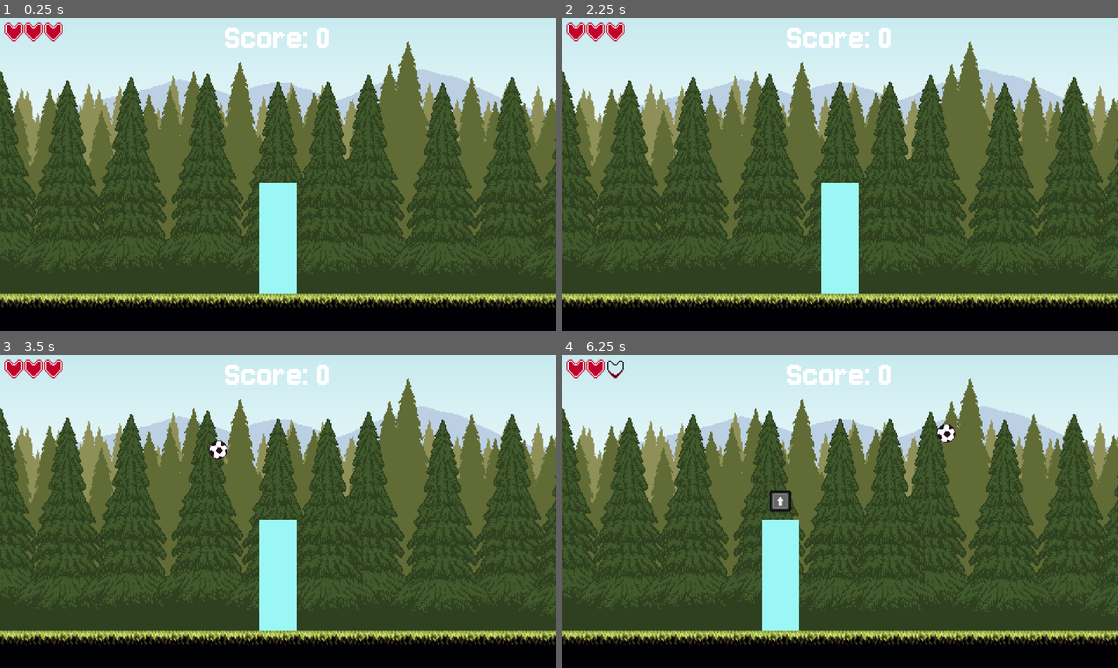
Above: before the commit, frames 1-4 (two rows, left to right).
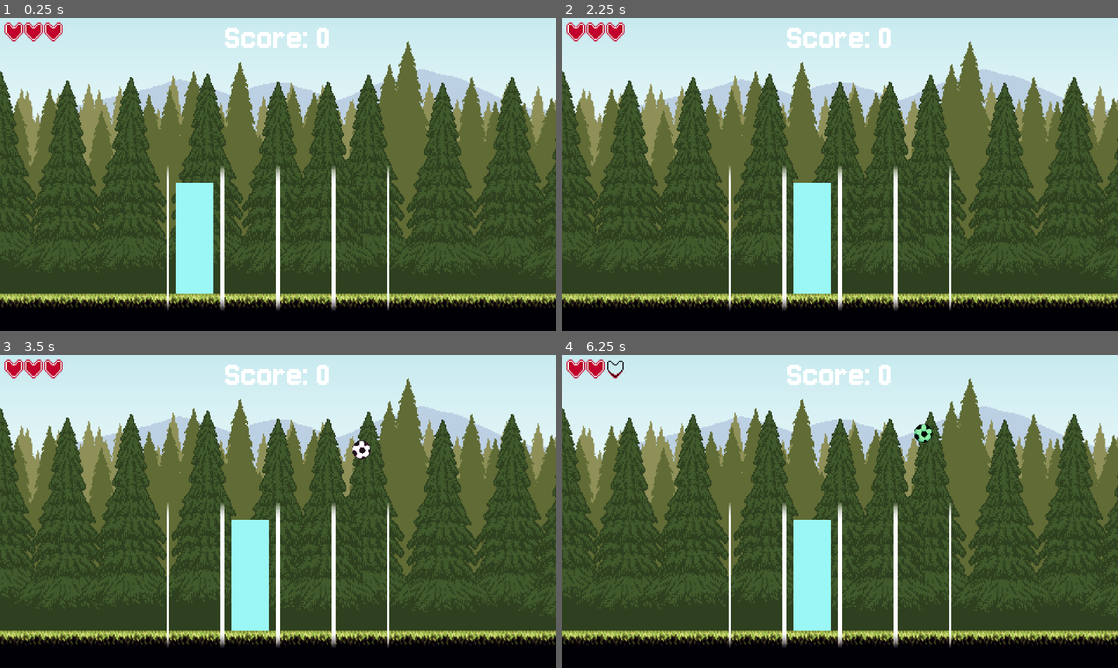
Above: after the commit, the same moments.

Repository: Slicer001/soccer-juggling
Game: Godot game, scene res://juggling_screen/juggling_screen.tscn
The game is run twice, just before and just after one commit, with the same random seed, the same clock (stepped at 60 frames per second) and the same inputs.
Inputs:
- Up to frame 1 (0.25 s): no input
- Up to frame 2 (2.25 s): tap Enter at 0.5, 2 s; hold Right (ui_right) 0.53-1.28 s; tap Space at 1.25 s; hold Left (ui_left) 1.28-2.03 s; hold Right (ui_right) from 2.03 s (still down)
- Up to frame 3 (3.5 s): tap Space at 2.75 s; release Right (ui_right) at 2.78 s; hold Up (ui_up) from 2.78 s (still down)
- Up to frame 4 (6.25 s): release Up (ui_up) at 3.53 s; hold Left (ui_left) 3.53-5.78 s; hold Right (ui_right) from 5.78 s (still down)

The runs differ from the first frame. In frame 1, 5.9% of the frame differs, in the area x 30-70%, y 47-94%; in frame 2, 4.7%; in frame 3, 5.0%; in frame 4, 5.7%.

Commit message:
started lane updates

Diff:
--- a/juggling_screen/ball.gd
+++ b/juggling_screen/ball.gd
@@ -8,20 +8,28 @@
 @onready var outline: Sprite2D = $Outline
 @onready var warning: Node2D = $Warning
 
+var juggling_2d = null
+
 var remaining_strikes := 1
 var score_value := 100
 
 var moving := true
 var velocity := Vector2.ZERO
 
+var active_lane = 0
+
 # Called when the node enters the scene tree for the first time.
 func _ready() -> void:
 	pass # Replace with function body.
 
+func setup(_juggling_2d: Juggling2D, _active_lane: int) -> void:
+	self.juggling_2d = _juggling_2d
+	self.active_lane = _active_lane
+	self.global_position = Vector2(juggling_2d.get_lane_global_position(active_lane).x, 256.0)
+
 
 # Called every frame. 'delta' is the elapsed time since the previous frame.
 func _physics_process(delta: float) -> void:
-	var juggling_2d = self.get_parent()
 	if moving:
 		#calculate velocity
 		velocity += GRAVITY * delta * juggling_2d.physics_speed
@@ -42,7 +50,6 @@
 		take_hit(player, striking_force)
 	if remaining_strikes <= 0:
 		#remove self from list
-		var juggling_2d = self.get_parent()
 		juggling_2d.balls.erase(self)
 		#remove ball from player
 		juggling_2d.player.focused_ball = null
@@ -76,7 +83,6 @@
 func _on_area_entered(area: Area2D) -> void:
 	if area.get_parent().name == "Ground":
 		#set current streak to 0
-		var juggling_2d = self.get_parent()
 		juggling_2d.damage_player()
 		#remove this ball from the equation
 		juggling_2d.balls.erase(self)
--- a/juggling_screen/balls/teleport_ball.tscn
+++ b/juggling_screen/balls/teleport_ball.tscn
@@ -8,4 +8,5 @@
 script = ExtResource("2_d3orm")
 
 [node name="Sprite2D" parent="." index="2"]
+self_modulate = Color(3.1025653, 2.1533728, 3.9174905, 1)
 texture = ExtResource("3_1ej2q")
--- a/juggling_screen/hud.gd
+++ b/juggling_screen/hud.gd
@@ -7,15 +7,19 @@
 @onready var hearts = [$HealthContainer/Heart1, $HealthContainer/Heart2, $HealthContainer/Heart3]
 
 var score_tween: Tween = null
+#var score_scale_tween: Tween = null
 var score: int = 0 : set = set_score
 var target_score = 0
 
 var health := 3 : set = set_health
 
 func update_score(value: int) -> void:
-	#score = target_score
 	score_tween = get_tree().create_tween().set_ease(Tween.EASE_OUT).set_trans(Tween.TRANS_QUAD)
 	score_tween.tween_property(self, "score", value, 0.5)
+	#scale score
+	#score_label.scale = Vector2.ONE * 1.1
+	#score_scale_tween = get_tree().create_tween().set_ease(Tween.EASE_OUT).set_trans(Tween.TRANS_QUAD)
+	#score_scale_tween.tween_property(score_label, "scale", Vector2.ONE, 0.5)
 
 func set_score(value: int) -> void:
 	score = value
--- a/juggling_screen/juggling_2d.gd
+++ b/juggling_screen/juggling_2d.gd
@@ -1,4 +1,5 @@
 extends Node2D
+class_name Juggling2D
 
 const BALL = preload("uid://dbg6ayu22n5tt")
 const HARD_BALL = preload("uid://dyu8opqkhoqx0")
@@ -7,6 +8,7 @@
 
 @onready var hud: HUD = $"../HUD"
 @onready var player: Player = $Player
+@onready var lanes := [$Lanes/Lane1, $Lanes/Lane2, $Lanes/Lane3, $Lanes/Lane4]
 
 var score := 0 : set = set_score
 
@@ -34,13 +36,16 @@
 
 # Creates a new ball.
 func add_ball() -> void:
+	#choose ball type
 	var ball_type = BALL
 	if randf() < 0.25:
 		ball_type = HARD_BALL
 	if randf() < 0.1:
 		ball_type = TELEPORT_BALL
+	#create ball with random lane
+	var lane = randi_range(0, lanes.size()-1)
 	var new_ball = ball_type.instantiate()
-	new_ball.position = Vector2((1920 * 0.5)*randf() + 1920*0.25, 256.0)
+	new_ball.setup(self, lane)
 	self.add_child(new_ball)
 	balls.append(new_ball)
 
@@ -102,3 +107,9 @@
 func set_score(value: int) -> void:
 	score = value
 	hud.update_score(score)
+
+func get_lane_global_position(lane: int) -> Vector2:
+	return lanes[lane].global_position
+
+func get_next_lane(current_lane: int, direction: int) -> int:
+	return (current_lane + lanes.size() + direction) % lanes.size()
--- a/juggling_screen/juggling_screen.tscn
+++ b/juggling_screen/juggling_screen.tscn
@@ -13,6 +13,7 @@
 [ext_resource type="Script" uid="uid://sbb80t0nt1mq" path="res://juggling_screen/player.gd" id="8_te0tn"]
 [ext_resource type="Texture2D" uid="uid://v8c5re1u05vm" path="res://sprites/player/player.png" id="8_wmf2d"]
 [ext_resource type="Texture2D" uid="uid://do0frxhxw2e1c" path="res://sprites/stirke_bar.png" id="10_m4th5"]
+[ext_resource type="Texture2D" uid="uid://by0nw4l6k8578" path="res://sprites/ui/lane.png" id="10_mdcjv"]
 [ext_resource type="Texture2D" uid="uid://bxt5d6ehypdfp" path="res://sprites/strike_marker.png" id="11_u0x2w"]
 [ext_resource type="Texture2D" uid="uid://djwkestb1fkoo" path="res://sprites/ui/Arrow_Up_Key_Dark.png" id="14_lukk6"]
 [ext_resource type="Script" uid="uid://dwons01prkgdm" path="res://juggling_screen/hud.gd" id="16_vqhe1"]
@@ -27,8 +28,8 @@
 [sub_resource type="Environment" id="Environment_vqhe1"]
 background_mode = 3
 tonemap_mode = 3
-tonemap_exposure = 0.8
 glow_enabled = true
+glow_strength = 1.5
 adjustment_enabled = true
 
 [sub_resource type="Theme" id="Theme_fd8gr"]
@@ -77,6 +78,34 @@
 
 [node name="Ground" type="Sprite2D" parent="Juggling2D/Ground"]
 texture = ExtResource("7_kagna")
+
+[node name="Lanes" type="Node2D" parent="Juggling2D"]
+position = Vector2(960, 760)
+scale = Vector2(4, 4)
+
+[node name="Lane1" type="Node2D" parent="Juggling2D/Lanes"]
+position = Vector2(-72, 0)
+
+[node name="Sprite2D" type="Sprite2D" parent="Juggling2D/Lanes/Lane1"]
+texture = ExtResource("10_mdcjv")
+
+[node name="Lane2" type="Node2D" parent="Juggling2D/Lanes"]
+position = Vector2(-24, 0)
+
+[node name="Sprite2D2" type="Sprite2D" parent="Juggling2D/Lanes/Lane2"]
+texture = ExtResource("10_mdcjv")
+
+[node name="Lane3" type="Node2D" parent="Juggling2D/Lanes"]
+position = Vector2(24, 0)
+
+[node name="Sprite2D3" type="Sprite2D" parent="Juggling2D/Lanes/Lane3"]
+texture = ExtResource("10_mdcjv")
+
+[node name="Lane4" type="Node2D" parent="Juggling2D/Lanes"]
+position = Vector2(72, 0)
+
+[node name="Sprite2D4" type="Sprite2D" parent="Juggling2D/Lanes/Lane4"]
+texture = ExtResource("10_mdcjv")
 
 [node name="Player" type="Node2D" parent="Juggling2D"]
 position = Vector2(960, 760)
@@ -135,6 +164,7 @@
 offset_right = 20.0
 offset_bottom = 40.0
 grow_horizontal = 2
+pivot_offset = Vector2(182, 69)
 text = "Score: 0"
 
 [node name="HealthContainer" type="HBoxContainer" parent="HUD"]
--- a/juggling_screen/player.gd
+++ b/juggling_screen/player.gd
@@ -23,6 +23,8 @@
 var invincible_timer := 0.0
 var low_alpha := false
 
+var active_lane := 0
+
 # Called when the node enters the scene tree for the first time.
 func _ready() -> void:
 	pass # Replace with function body.
@@ -31,8 +33,12 @@
 # Called every frame. 'delta' is the elapsed time since the previous frame.
 func _physics_process(delta: float) -> void:
 	#snap to ball if focused
-	if focused_ball:
-		self.global_position.x = focused_ball.global_position.x
+	#if focused_ball:
+		#self.global_position.x = focused_ball.global_position.x
+	#snap to active lane
+	var juggling_2d = self.get_parent()
+	if active_lane != -1:
+		self.global_position = juggling_2d.get_lane_global_position(active_lane)
 	#blink if invincible
 	if invincible:
 		invincible_timer -= delta
@@ -45,11 +51,15 @@
 	var juggling_2d = self.get_parent()
 	#switching focused balls
 	if event.is_action_pressed("ui_left") and not striking:
-		var next_ball = juggling_2d.get_next_ball_left(self.global_position)
-		focused_ball = next_ball if next_ball else focused_ball
+		#var next_ball = juggling_2d.get_next_ball_left(self.global_position)
+		#focused_ball = next_ball if next_ball else focused_ball
+		active_lane = juggling_2d.get_next_lane(active_lane, -1)
+		pass
 	if event.is_action_pressed("ui_right") and not striking:
-		var next_ball = juggling_2d.get_next_ball_right(self.global_position)
-		focused_ball = next_ball if next_ball else focused_ball
+		#var next_ball = juggling_2d.get_next_ball_right(self.global_position)
+		#focused_ball = next_ball if next_ball else focused_ball
+		active_lane = juggling_2d.get_next_lane(active_lane, +1)
+		pass
 	#begin striking ball
 	if focused_ball and event.is_action_pressed("ui_up"):
 		if area_2d.overlaps_area(focused_ball.area_2d):
@@ -59,6 +69,8 @@
 	if event.is_action_released("ui_up"):
 		if focused_ball and striking:
 			self.activate_strike()
+
+
 
 func begin_strike() -> void:
 	#slow down time
@@ -125,6 +137,7 @@
 		focused_ball.outline.show()
 
 
+
 func _on_area_entered(area: Area2D) -> void:
 	if area.get_parent() == focused_ball:
 		strike_hint.show()
Not shown: 1 places in juggling_screen/juggling_screen.tscn that only renumber resources
Not shown, added: sprites/player/player_spritesheet.png.import
Binary file added: sprites/ui/lane.png
Not shown, added: sprites/ui/lane.png.import
Not shown, added: juggling_screen/ball.tscn3013828575.tmp
